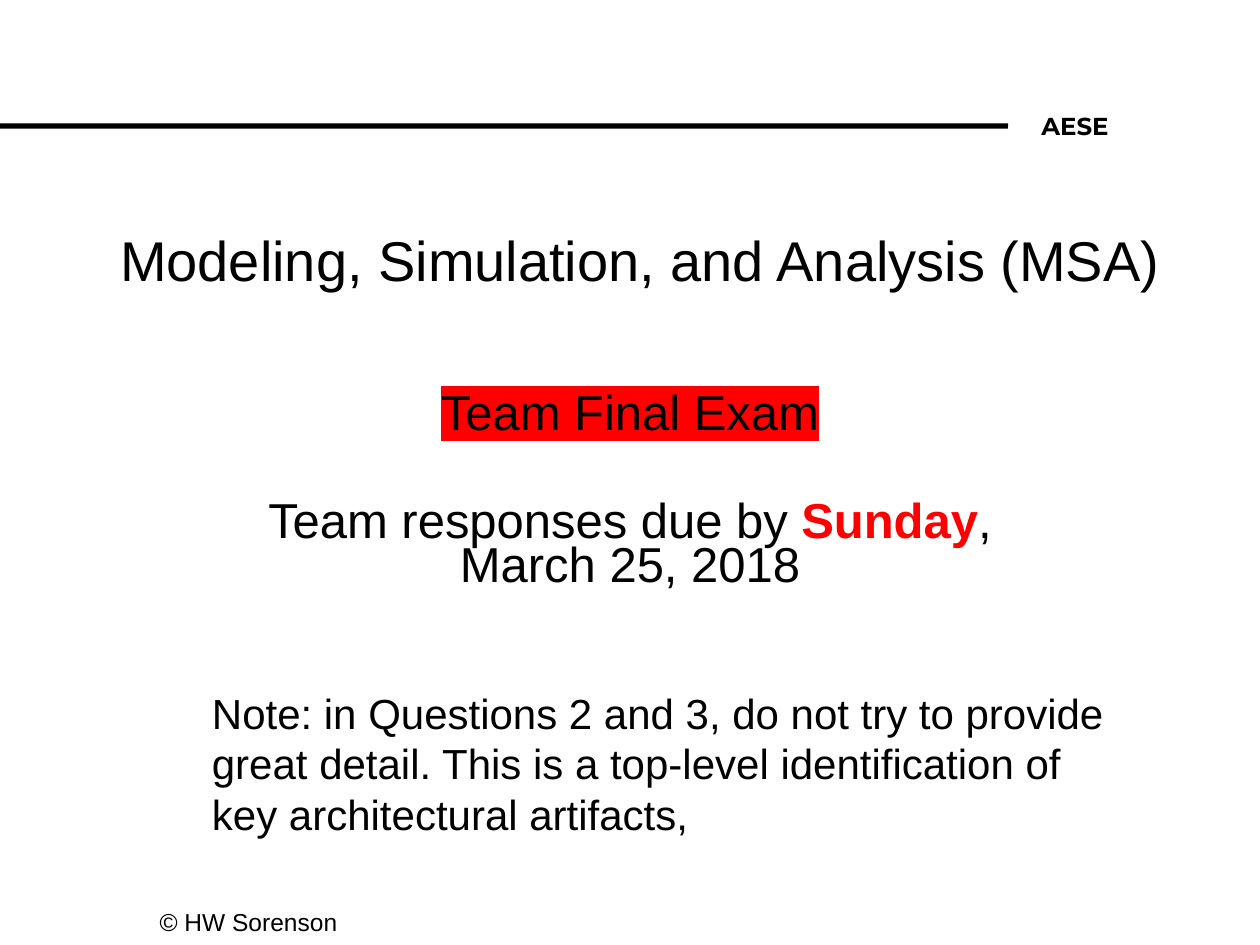
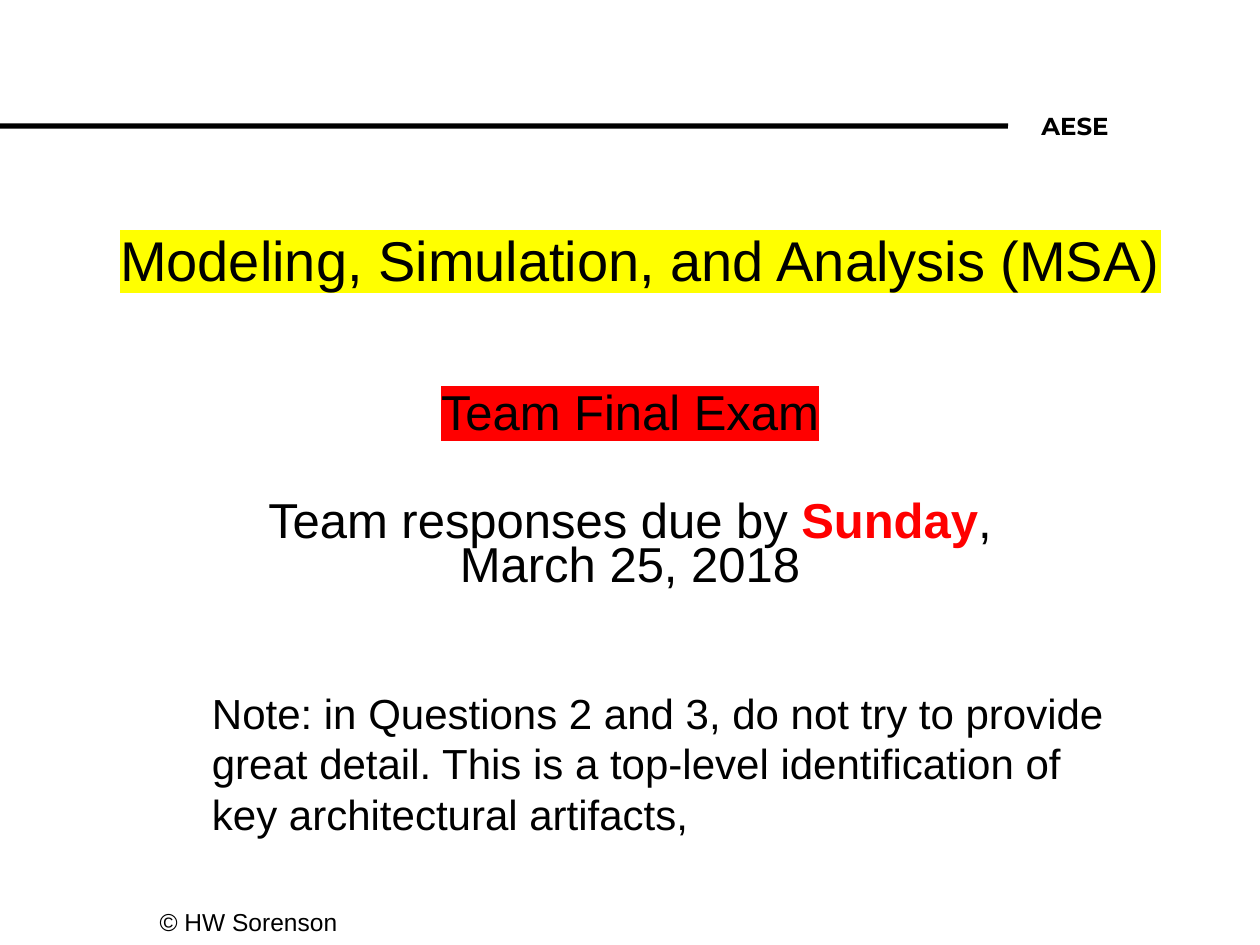
Before and after one commit to makarbasi/AESE, a slide deck: slide 1 of MSA Team Final Exam_AY2017.pptx. Drawn at 1260x945 pixels with LibreOffice and Linux fonts; fonts in the diff are those of the drawing; background and template pictures are left out. Boxes give left, top, right and bottom in pixels: in the first picture for what was removed or moved away, otherwise in the second. Text is boxed around its words. In the diff, an @@ line names an element or a change of style, - is before the commit and + after.

Commit message:
i changed title to yellow

```diff
--- a/MSA Team Final Exam_AY2017.pptx
+++ b/MSA Team Final Exam_AY2017.pptx
@@ title "Modeling, Simulation, and Analysis (MSA)" at [120, 240, 1160, 291]: highlight none to #FFFF00 @@
```
